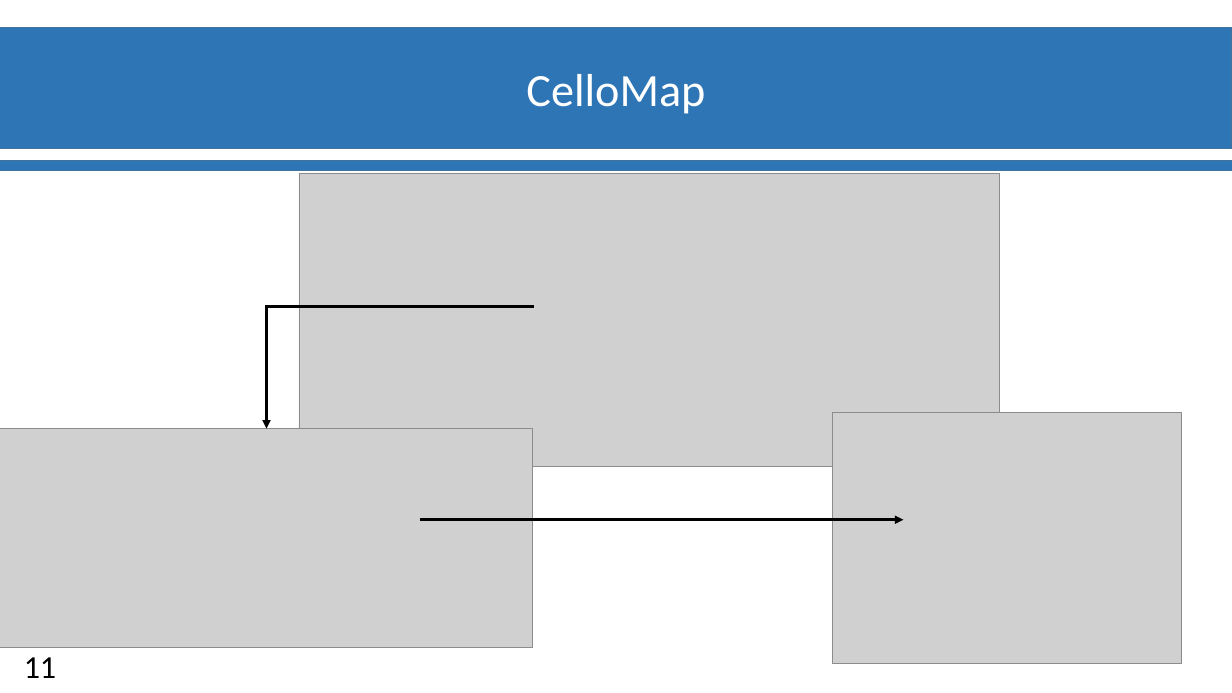
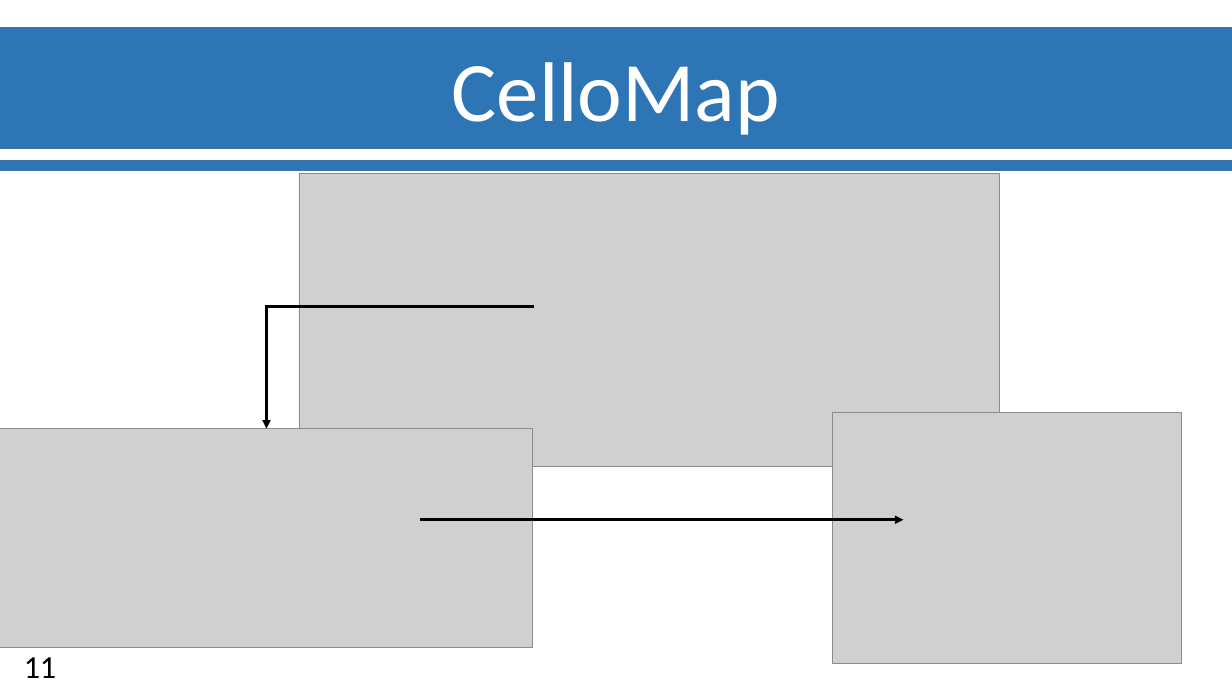
Before and after one commit to Ylefol/projet-INSERM_V5, a slide deck: slide 12 of Slides/Soutenance_Final.pptx. Drawn at 1232x693 pixels with LibreOffice and Linux fonts; fonts in the diff are those of the drawing; grey boxes stand for pictures; background and template pictures are left out. Boxes give left, top, right and bottom in pixels: in the first picture for what was removed or moved away, otherwise in the second. Text is boxed around its words. In the diff, an @@ line names an element or a change of style, - is before the commit and + after.

```diff
--- a/Slides/Soutenance_Final.pptx
+++ b/Slides/Soutenance_Final.pptx
@@ text "CelloMap": place and size @@
-text "CelloMap" at box(526, 74, 705, 114)
+text "CelloMap" at box(452, 62, 780, 135)
@@ text "CelloMap" at box(452, 62, 780, 135): size 36 to 66 pt @@
```
Also in this commit, not shown: 8 other slides changed, 2 slides added, 2 slides removed.
